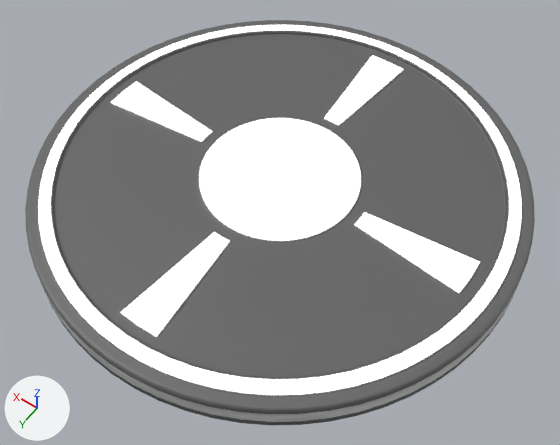
Renders of the Blender file Assets/models/platform.blend from each side of a commit.
Rendered twice from a camera (50 mm lens) standing at (-93.5, 131.0, 187.1) and looking at (-3.9, 5.4, -10.1). The axes (+X, +Y, +Z) are drawn at lower left. The lights are the same throughout.
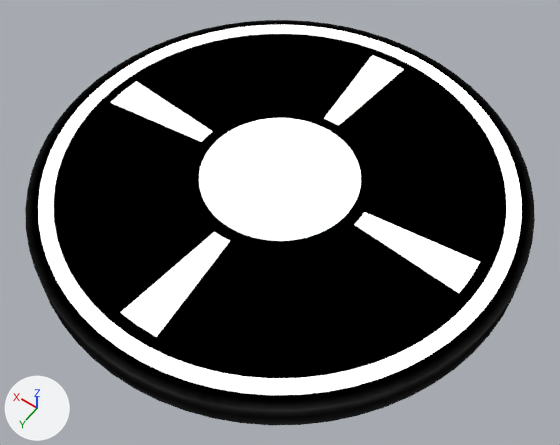
Edits to the scene script, one JSON object a line:
```json
{"block": "mat_metallic", "change": "nodes: BsdfPrincipled, Gamma x2, Mapping, Math, Mix x2, NewGeometry, OutputMaterial, TexCoord, TexGradient, TexNoise x2, ValToRGB x3"}
{"block": "mat_metallic", "change": "colours: black #000000, white #ffffff, dark grey #636363, light grey #cecece, white #f0fff0"}
{"block": "mat_metallic", "change": "nodes: Gamma, Math, NewGeometry, OutputMaterial, TexNoise, ValToRGB"}
{"block": "mat_metallic", "change": "colours: black #000000, white #ffffff"}
{"block": "me_cylinder", "where": "# used by ob_cylinder; location = (0.0, 0.0, 0.0)"}
{"op": "remove", "block": "me_cylinder", "code": "me_cylinder.from_pydata(...)  # 1264 vertices, 1202 faces; spans x -78.0..78.0, y -78.0..78.0, z -16.0..6.0"}
{"op": "add", "block": "me_cylinder", "code": "me_cylinder.from_pydata(...)  # 1456 vertices, 1516 faces; spans x -78.0..78.0, y -78.0..78.0, z -16.0..6.0"}
{"block": "me_cylinder", "change": "me_cylinder part 1"}
{"block": "me_cylinder", "change": "64 faces are deleted"}
{"block": "me_cylinder", "change": "192 vertices are added at x -78.0..78.0, y -78.0..78.0, z -2.0..2.0"}
{"block": "me_cylinder", "change": "256 new faces join them, mat_metallic"}
{"block": "me_cylinder", "change": "me_cylinder part 2: 128 faces spanning x -70.0..70.0, y -70.0..70.0, z 5.0..6.0 switch from mat_metallic to mat_neonpart (white #e7e7e7)"}
```

Where the change shows, as pixel boxes (x1, y1, x2, y2) in the pictures (560 x 445 px):
```json
{"object": "Cylinder", "change": "surface changed", "before": [25, 20, 535, 425], "after": [25, 20, 535, 425], "on screen": "grey to black"}
{"part": 1, "of": "me_cylinder", "change": "built on", "before": [40, 281, 518, 425], "after": [40, 281, 518, 425]}
{"part": 2, "of": "me_cylinder", "change": "recoloured", "before": [51, 30, 509, 379], "after": [51, 30, 509, 379], "on screen": "grey to white"}
```
